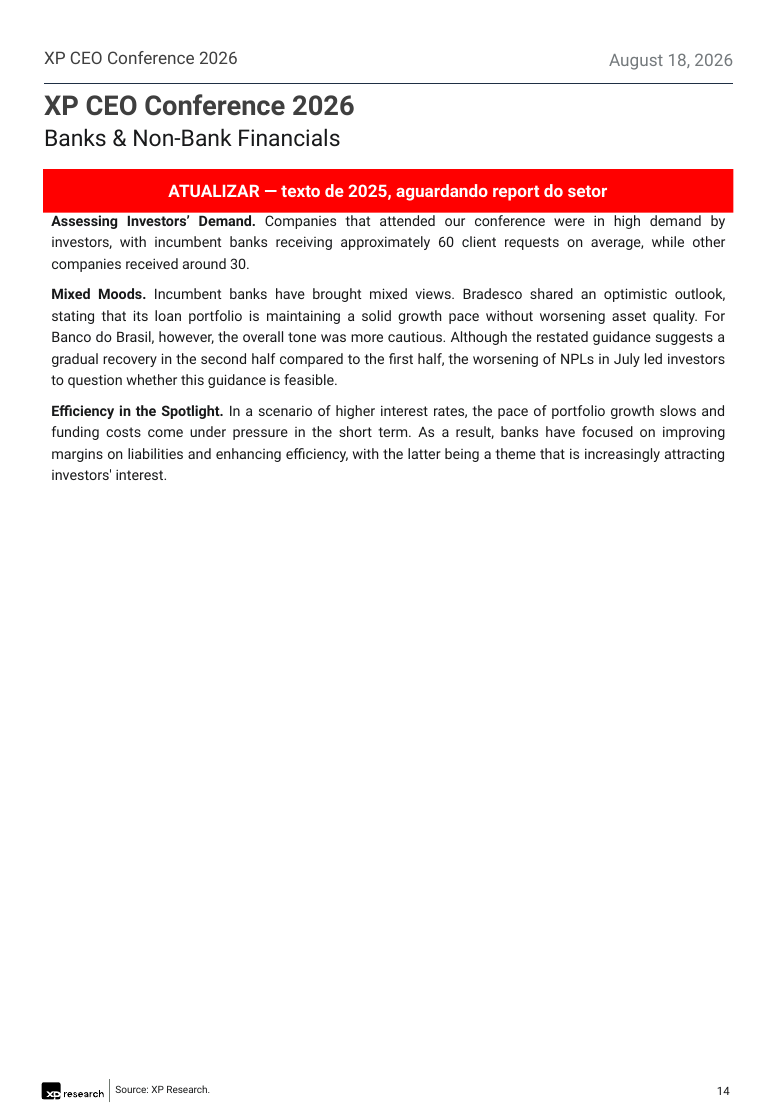
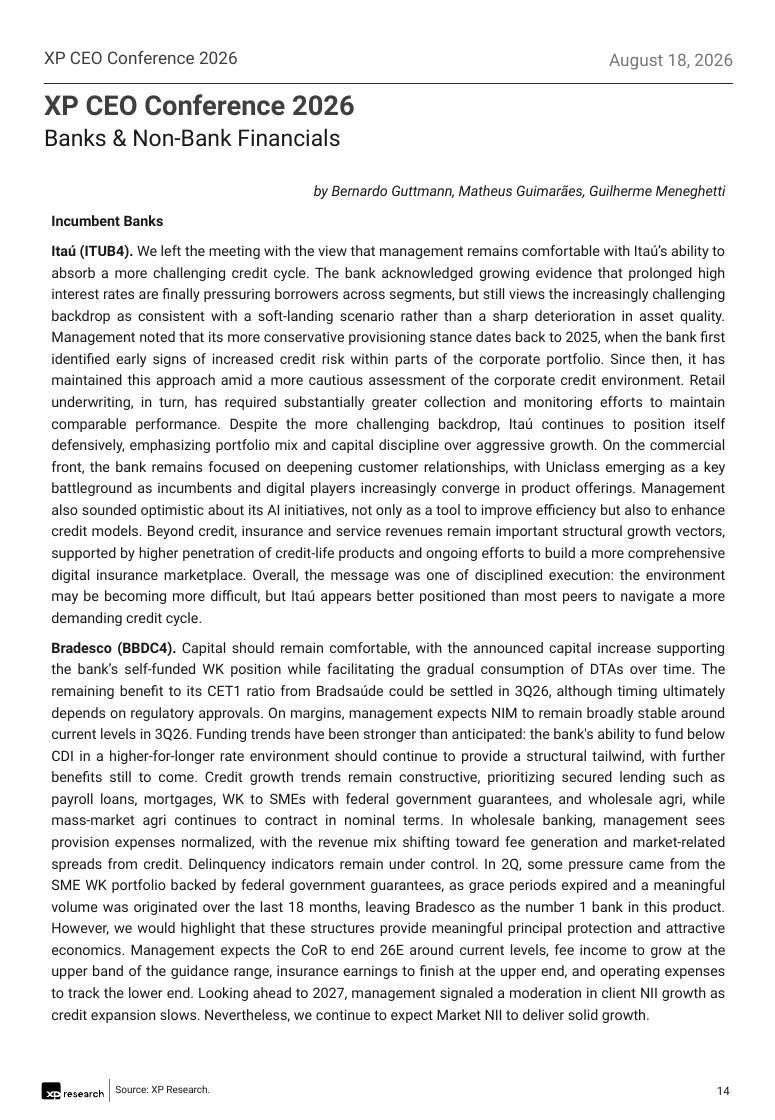
Before and after one commit to CaioLSouza/datasets, a slide deck: slide 14 of ceo_conference_2026/Feedback XP CEO Conference 2026.pptx. Drawn at 775x1120 pixels with LibreOffice and Linux fonts; fonts in the diff are those of the drawing. Boxes give left, top, right and bottom in pixels: in the first picture for what was removed or moved away, otherwise in the second. Text is boxed around its words. In the diff, an @@ line names an element or a change of style, - is before the commit and + after.

```diff
--- a/ceo_conference_2026/Feedback XP CEO Conference 2026.pptx
+++ b/ceo_conference_2026/Feedback XP CEO Conference 2026.pptx
@@ rectangle removed at [43,169,734,213] @@
-ATUALIZAR — texto de 2025, aguardando report do setor
@@ text at [51,185,726,1023]: text changed @@
-by Bernardo Guttmann, Matheus Guimarães
-Assessing Investors’ Demand. Companies that attended our conference were in high demand by investors, with incumbent banks receiving approximately 60 client requests on average, while other companies received around 30.
-Mixed Moods. Incumbent banks have brought mixed views. Bradesco shared an optimistic outlook, stating that its loan portfolio is maintaining a solid growth pace without worsening asset quality. For Banco do Brasil, however, the overall tone was more cautious. Although the restated guidance suggests a gradual recovery in the second half compared to the first half, the worsening of NPLs in July led investors to question whether this guidance is feasible.
-Efficiency in the Spotlight. In a scenario of higher interest rates, the pace of portfolio growth slows and funding costs come under pressure in the short term. As a result, banks have focused on improving margins on liabilities and enhancing efficiency, with the latter being a theme that is increasingly attracting investors' interest.
+by Bernardo Guttmann, Matheus Guimarães, Guilherme Meneghetti
+Incumbent Banks
+Itaú (ITUB4). We left the meeting with the view that management remains comfortable with Itaú’s ability to absorb a more challenging credit cycle. The bank acknowledged growing evidence that prolonged high interest rates are finally pressuring borrowers across segments, but still views the increasingly challenging backdrop as consistent with a soft-landing scenario rather than a sharp deterioration in asset quality. Management noted that its more conservative provisioning stance dates back to 2025, when the bank first identified early signs of increased credit risk within parts of the corporate portfolio. Since then, it has maintained this approach amid a more cautious assessment of the corporate credit environment. Retail underwriting, in turn, has required substantially greater collection and monitoring efforts to maintain comparable performance. Despite the more challenging backdrop, Itaú continues to position itself defensively, emphasizing portfolio mix and capital discipline over aggressive growth. On the commercial front, the bank remains focused on deepening customer relationships, with Uniclass emerging as a key battleground as incumbents and digital players increasingly converge in product offerings. Management also sounded optimistic about its AI initiatives, not only as a tool to improve efficiency but also to enhance credit models. Beyond credit, insurance and service revenues remain important structural growth vectors, supported by higher penetration of credit-life products and ongoing efforts to build a more comprehensive digital insurance marketplace. Overall, the message was one of disciplined execution: the environment may be becoming more difficult, but Itaú appears better positioned than most peers to navigate a more demanding credit cycle.
+Bradesco (BBDC4). Capital should remain comfortable, with the announced capital increase supporting the bank’s self-funded WK position while facilitating the gradual consumption of DTAs over time. The remaining benefit to its CET1 ratio from Bradsaúde could be settled in 3Q26, although timing ultimately depends on regulatory approvals. On margins, management expects NIM to remain broadly stable around current levels in 3Q26. Funding trends have been stronger than anticipated: the bank's ability to fund below CDI in a higher-for-longer rate environment should continue to provide a structural tailwind, with further benefits still to come. Credit growth trends remain constructive, prioritizing secured lending such as payroll loans, mortgages, WK to SMEs with federal government guarantees, and wholesale agri, while mass-market agri continues to contract in nominal terms. In wholesale banking, management sees provision expenses normalized, with the revenue mix shifting toward fee generation and market-related spreads from credit. Delinquency indicators remain under control. In 2Q, some pressure came from the SME WK portfolio backed by federal government guarantees, as grace periods expired and a meaningful volume was originated over the last 18 months, leaving Bradesco as the number 1 bank in this product. However, we would highlight that these structures provide meaningful principal protection and attractive economics. Management expects the CoR to end 26E around current levels, fee income to grow at the upper band of the guidance range, insurance earnings to finish at the upper end, and operating expenses to track the lower end. Looking ahead to 2027, management signaled a moderation in client NII growth as credit expansion slows. Nevertheless, we continue to expect Market NII to deliver solid growth.
```
Also in this commit, not shown: 1 other slide changed, 6 slides added, 1 slide removed.
